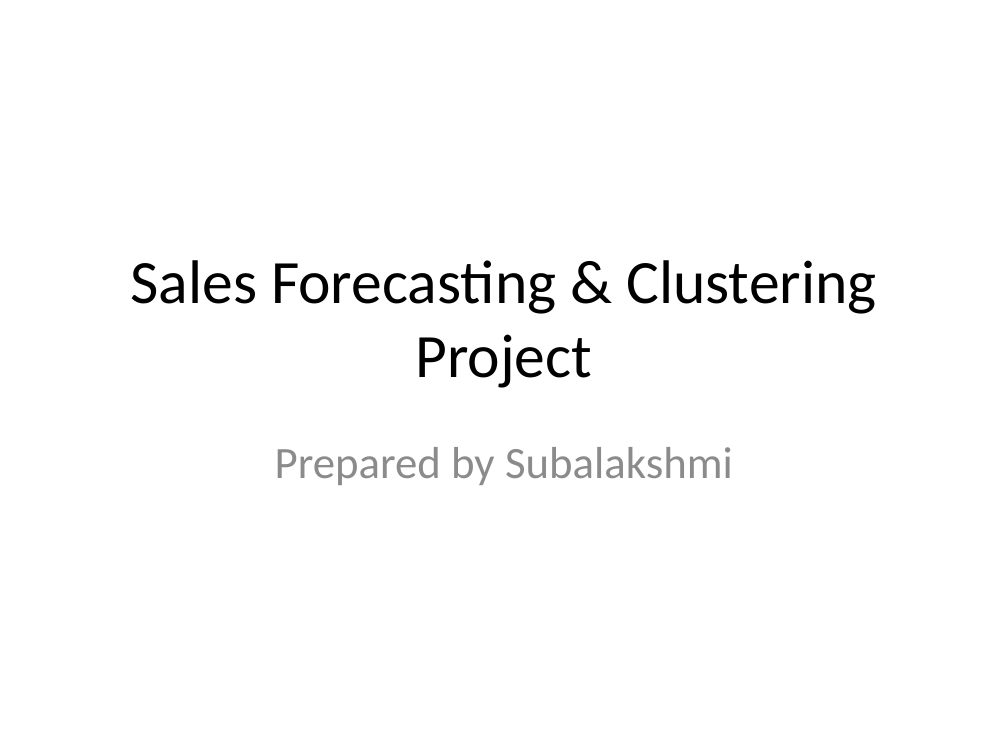
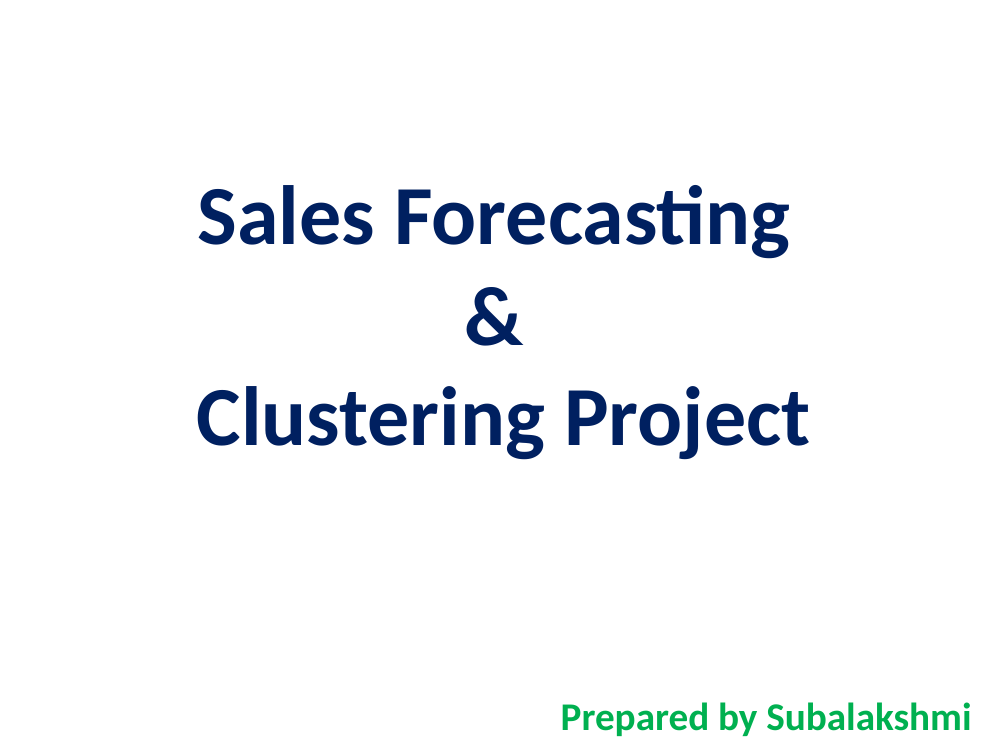
Before and after one commit to subalakshmi-ds/sales-forecasting-clustering-project, a slide deck: slide 1 of Sales_Project_Summary_PPT.pptx. Drawn at 1008x756 pixels with LibreOffice and Linux fonts; fonts in the diff are those of the drawing. Boxes give left, top, right and bottom in pixels: in the first picture for what was removed or moved away, otherwise in the second. Text is boxed around its words. In the diff, an @@ line names an element or a change of style, - is before the commit and + after.

```diff
--- a/Sales_Project_Summary_PPT.pptx
+++ b/Sales_Project_Summary_PPT.pptx
@@ title "Sales Forecasting & Clustering Project": place and size @@
-title "Sales Forecasting & Clustering Project" at bbox=[131, 260, 876, 388]
+title "Sales Forecasting & Clustering Project" at bbox=[197, 185, 810, 460]
@@ title "Sales Forecasting & Clustering Project" at bbox=[197, 185, 810, 460]: size 44 to 60 pt, text colour #000000 to #002060, bold on @@
@@ subtitle "Prepared by Subalakshmi": place and size @@
-subtitle "Prepared by Subalakshmi" at bbox=[275, 447, 733, 485]
+subtitle "Prepared by Subalakshmi" at bbox=[561, 702, 971, 736]
@@ subtitle "Prepared by Subalakshmi" at bbox=[561, 702, 971, 736]: size 32 to 28 pt, text colour #8C8C8C to #00B050, bold on @@
```
Also in this commit, not shown: 2 other slides changed, 4 slides added, 1 other file.
